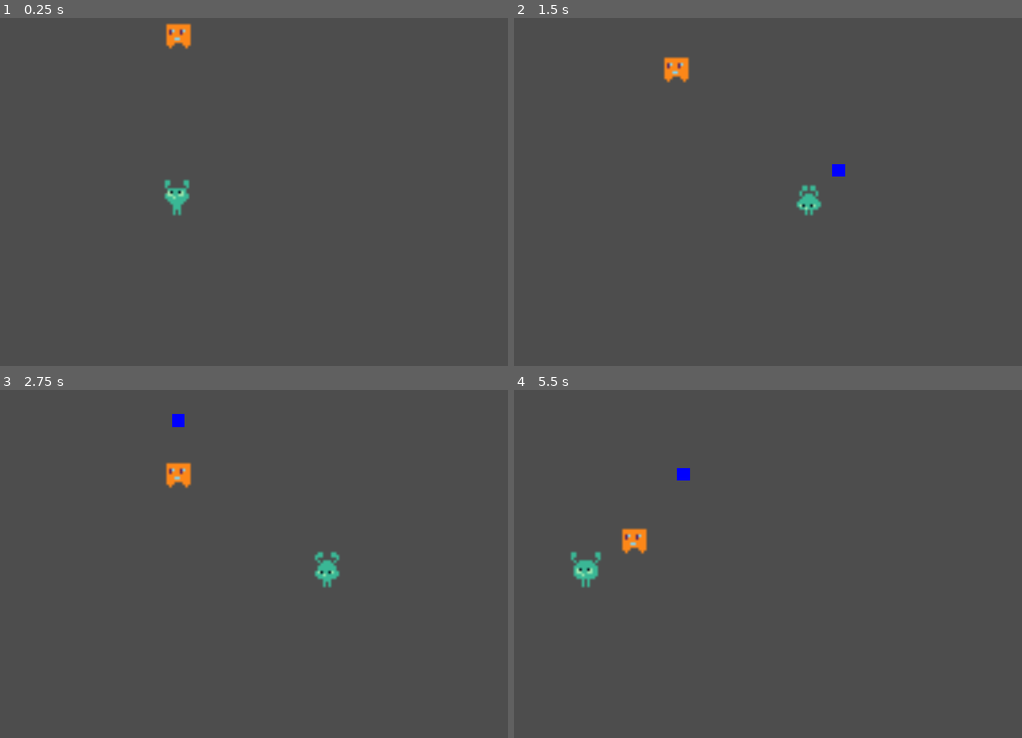
Above: before the commit, frames 1-4 (two rows, left to right).
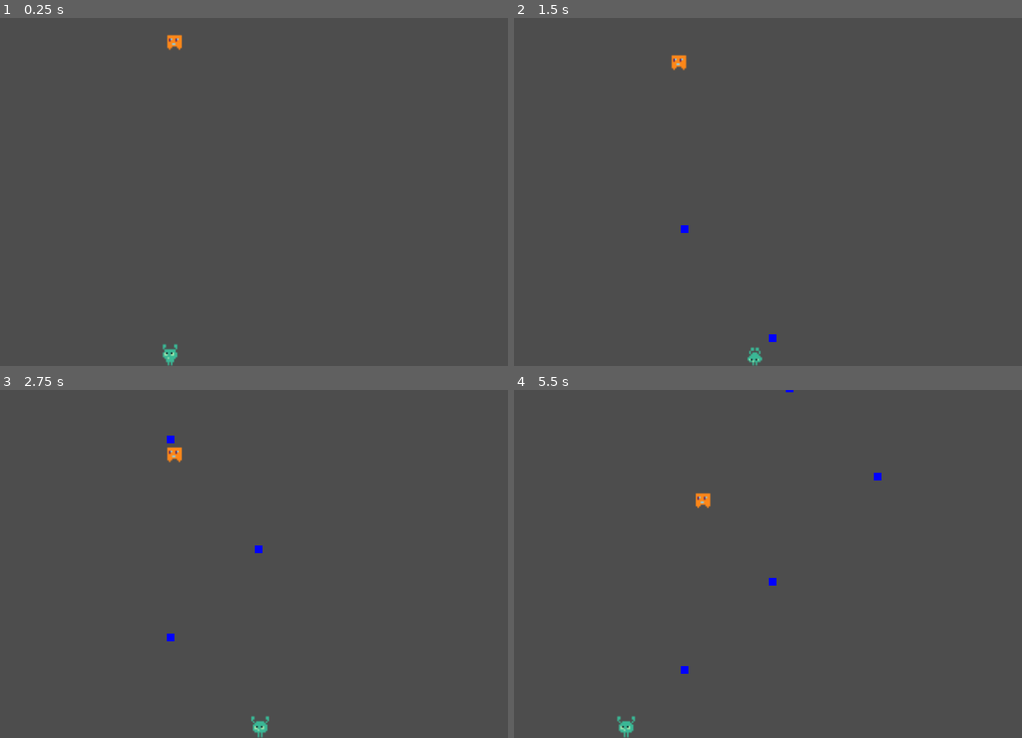
Above: after the commit, the same moments.

Repository: Roflstomp123/MRUHACKZ
Game: Godot game, scene res://Levels/temp_level.tscn
Same seed, same stepped clock (60 frames per second), same inputs: the game is played once before the commit and once after it.
Inputs:
- Up to frame 1 (0.25 s): no input
- Up to frame 2 (1.5 s): tap Enter (Finish attack) at 0.5, 1.35 s; hold Right (Move right) 0.53-1.28 s; hold Enter (Finish attack) 0.53-1.28 s; hold Left (Move left) from 1.28 s (still down)
- Up to frame 3 (2.75 s): release Left (Move left) at 2.03 s; hold Right (Move right) from 2.03 s (still down); hold Enter (Finish attack) from 2.03 s (still down)
- Up to frame 4 (5.5 s): release Enter (Finish attack) at 2.78 s; tap Enter (Finish attack) at 2.85, 4.35 s; release Right (Move right) at 3.53 s; hold Enter (Finish attack) 3.53-4.28 s; hold Left (Move left) from 3.53 s (still down); hold Enter (Finish attack) from 5.03 s (still down)

The runs differ from the first frame. In frame 1, 0.8% of the frame differs, in the area x 31-38%, y 1-100%; in frame 2, 0.9%; in frame 3, 1.1%; in frame 4, 1.2%, in the area x 11-73%, y 0-100%.

Commit message:
More scale changes
Increased window size
moved all sprites into the Asset folder

Diff:
--- a/Enemy/alien.tscn
+++ b/Enemy/alien.tscn
@@ -82,7 +82,7 @@
 sprite_frames = SubResource("SpriteFrames_5d1hr")
 animation = &"Orange"
 autoplay = "Orange"
-frame_progress = 0.305893
+frame_progress = 0.275975
 
 [node name="CollisionShape2D" type="CollisionShape2D" parent="."]
 visible = false
--- a/Levels/temp_level.tscn
+++ b/Levels/temp_level.tscn
@@ -9,12 +9,12 @@
 [sub_resource type="PhysicsMaterial" id="PhysicsMaterial_ghn1h"]
 
 [sub_resource type="RectangleShape2D" id="RectangleShape2D_8nlmp"]
-size = Vector2(20, 667)
+size = Vector2(12, 1079.5)
 
 [node name="temp_level" type="Node2D"]
 
 [node name="temp_player" parent="." instance=ExtResource("1_hq4be")]
-position = Vector2(537, 337)
+position = Vector2(872, 1048)
 
 [node name="CollisionShape2D" type="CollisionShape2D" parent="temp_player"]
 visible = false
@@ -24,15 +24,15 @@
 physics_material_override = SubResource("PhysicsMaterial_ghn1h")
 
 [node name="CollisionShape2D" type="CollisionShape2D" parent="wall"]
-position = Vector2(-11, 326)
+position = Vector2(-5, 542)
 shape = SubResource("RectangleShape2D_8nlmp")
 
 [node name="wall2" type="StaticBody2D" parent="."]
 physics_material_override = SubResource("PhysicsMaterial_ghn1h")
 
 [node name="CollisionShape2D" type="CollisionShape2D" parent="wall2"]
-position = Vector2(1163, 322)
+position = Vector2(1926, 541.25)
 shape = SubResource("RectangleShape2D_8nlmp")
 
 [node name="Node2D" parent="." instance=ExtResource("2_6bin5")]
-position = Vector2(540, 37)
+position = Vector2(886, 79)
--- a/Player/temp_player.tscn
+++ b/Player/temp_player.tscn
@@ -1,7 +1,7 @@
 [gd_scene load_steps=24 format=3 uid="uid://d2y3tr3j5exhm"]
 
 [ext_resource type="Script" path="res://Player/temp_player.gd" id="1_rdv07"]
-[ext_resource type="Texture2D" uid="uid://bf25d0tarhdgo" path="res://hackzplayer.png" id="2_tsupp"]
+[ext_resource type="Texture2D" uid="uid://bf25d0tarhdgo" path="res://Assets/hackzplayer.png" id="2_tsupp"]
 
 [sub_resource type="AtlasTexture" id="AtlasTexture_i1eyy"]
 atlas = ExtResource("2_tsupp")
@@ -162,9 +162,8 @@
 [node name="AnimatedSprite2D" type="AnimatedSprite2D" parent="."]
 scale = Vector2(5, 5)
 sprite_frames = SubResource("SpriteFrames_a7xye")
-animation = &"hewwo"
+animation = &"ow"
 autoplay = "hewwo"
-frame_progress = 0.970304
 
 [node name="ProjectlesParent" type="Node2D" parent="."]
 top_level = true
--- a/project.godot
+++ b/project.godot
@@ -17,6 +17,8 @@
 
 [display]
 
+window/size/viewport_width=1920
+window/size/viewport_height=1080
 window/stretch/mode="canvas_items"
 
 [input]
Renamed: hackzplayer.png -> Assets/hackzplayer.png
Not shown, changed: Assets/hackzplayer.png.import
